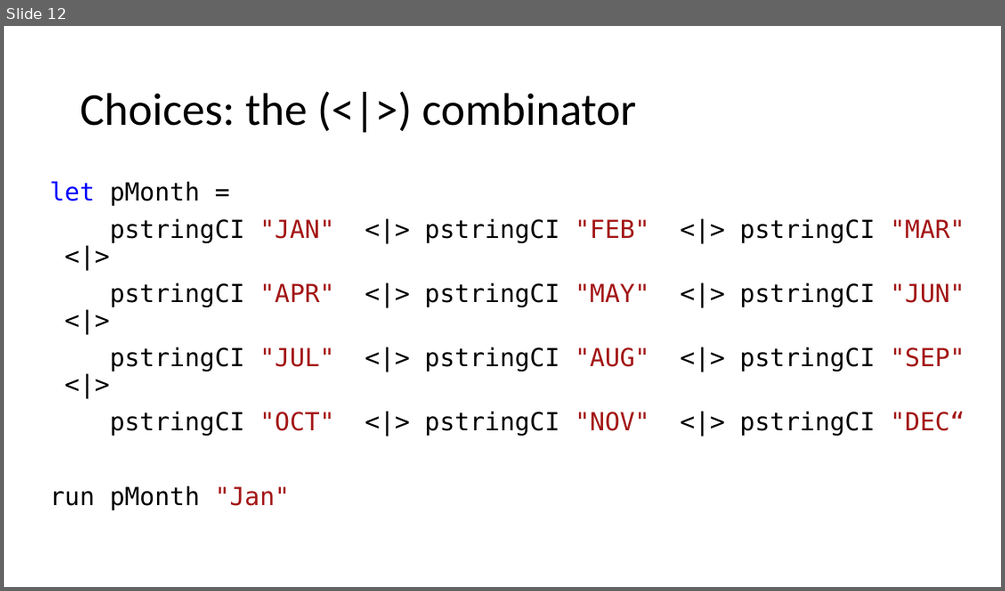
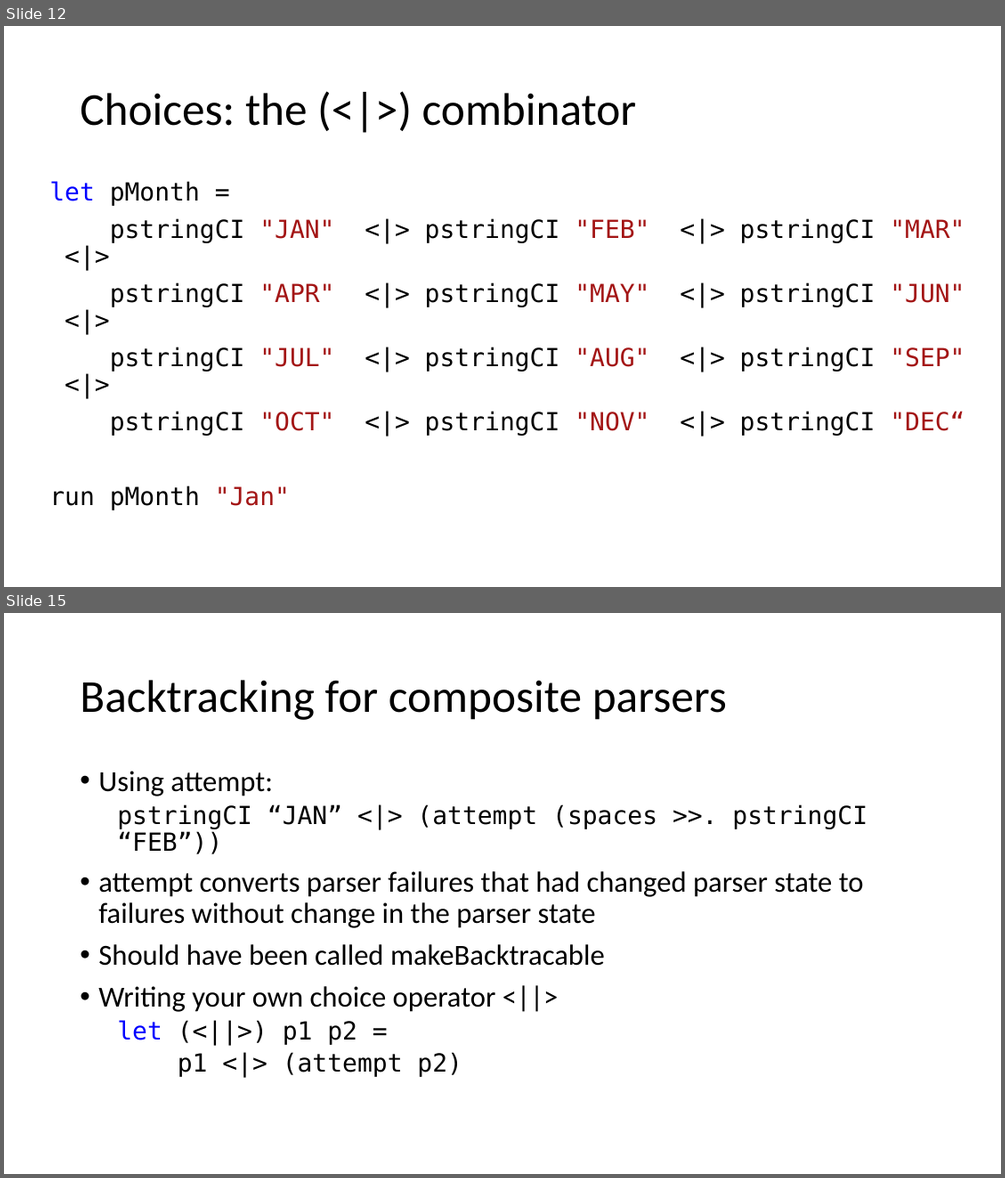
Before and after one commit to atiboros/PracticalFParsec, a slide deck: Slides/Practical FParsec V2.pptx. Shown one above the other, each under a label of ours: slide 12 before the commit, slides 12 and 15 after it; the slides between them are not shown. The pictures are 1005x591 and 1005x1178 pixels, drawn with LibreOffice and Linux fonts; fonts in the diff are those of the drawing. Boxes give left, top, right and bottom in pixels: in the first picture for what was removed or moved away, otherwise in the second. Text is boxed around its words. In the diff, an @@ line names an element or a change of style, - is before the commit and + after.

Commit message:
more backtracking

```diff
--- a/Slides/Practical FParsec V2.pptx
+++ b/Slides/Practical FParsec V2.pptx
@@ slide 15 added at bbox=[4, 613, 1001, 1174], background #FFFFFF @@
@@ title added at bbox=[80, 680, 727, 720], 44 pt, text #000000 @@
+Backtracking for composite parsers
@@ text added at bbox=[98, 771, 867, 1077], 28 pt, text #000000 @@
+• Using attempt:
+  pstringCI “JAN” <|> (attempt (spaces >>. pstringCI “FEB”))
+• attempt converts parser failures that had changed parser state to failures without change in the parser state
+• Should have been called makeBacktracable
+• Writing your own choice operator <||>
+  let (<||>) p1 p2 =
+  p1 <|> (attempt p2)
```
Also in this commit, not shown: 1 slide changed, 10 other slides added, 1 other file.
